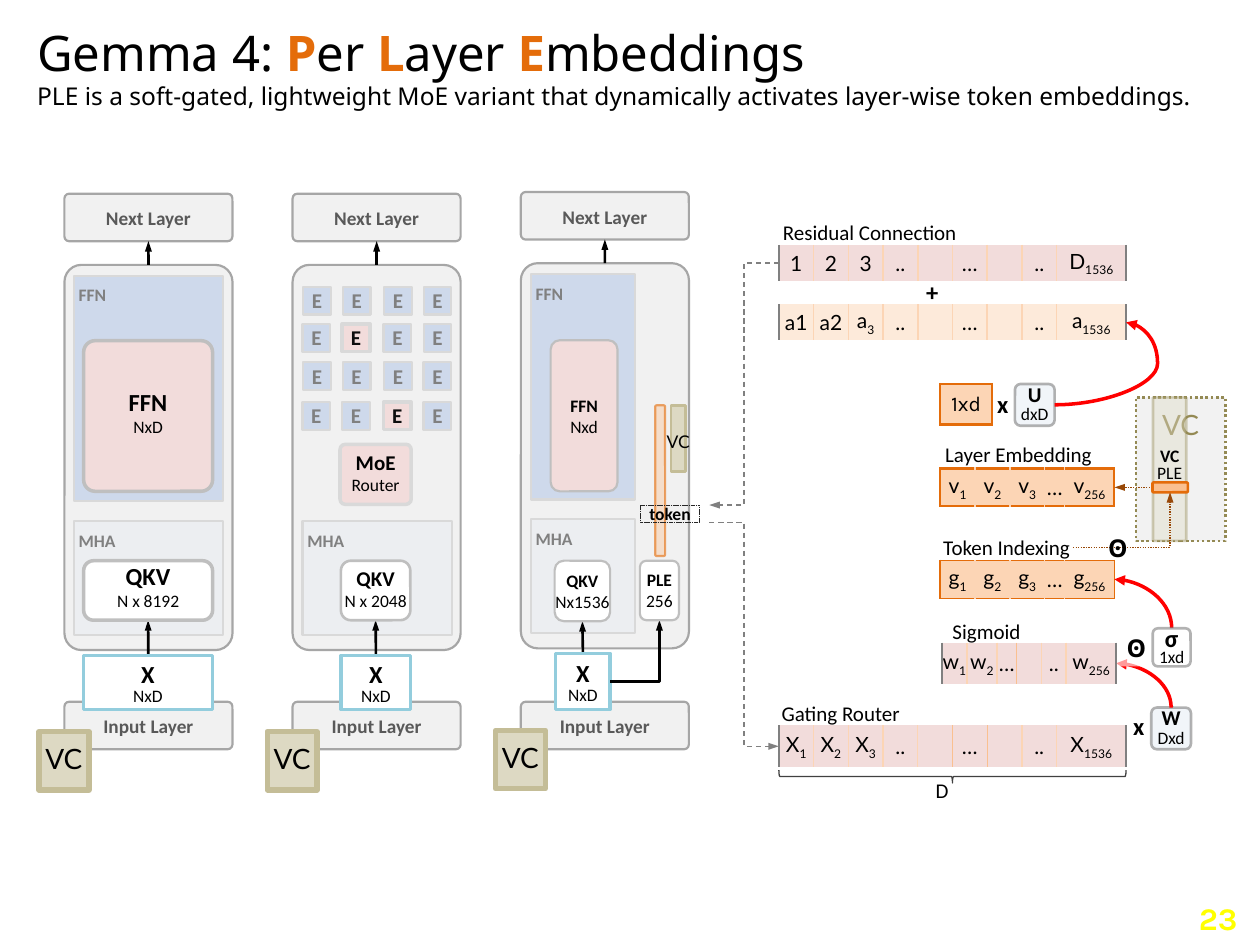
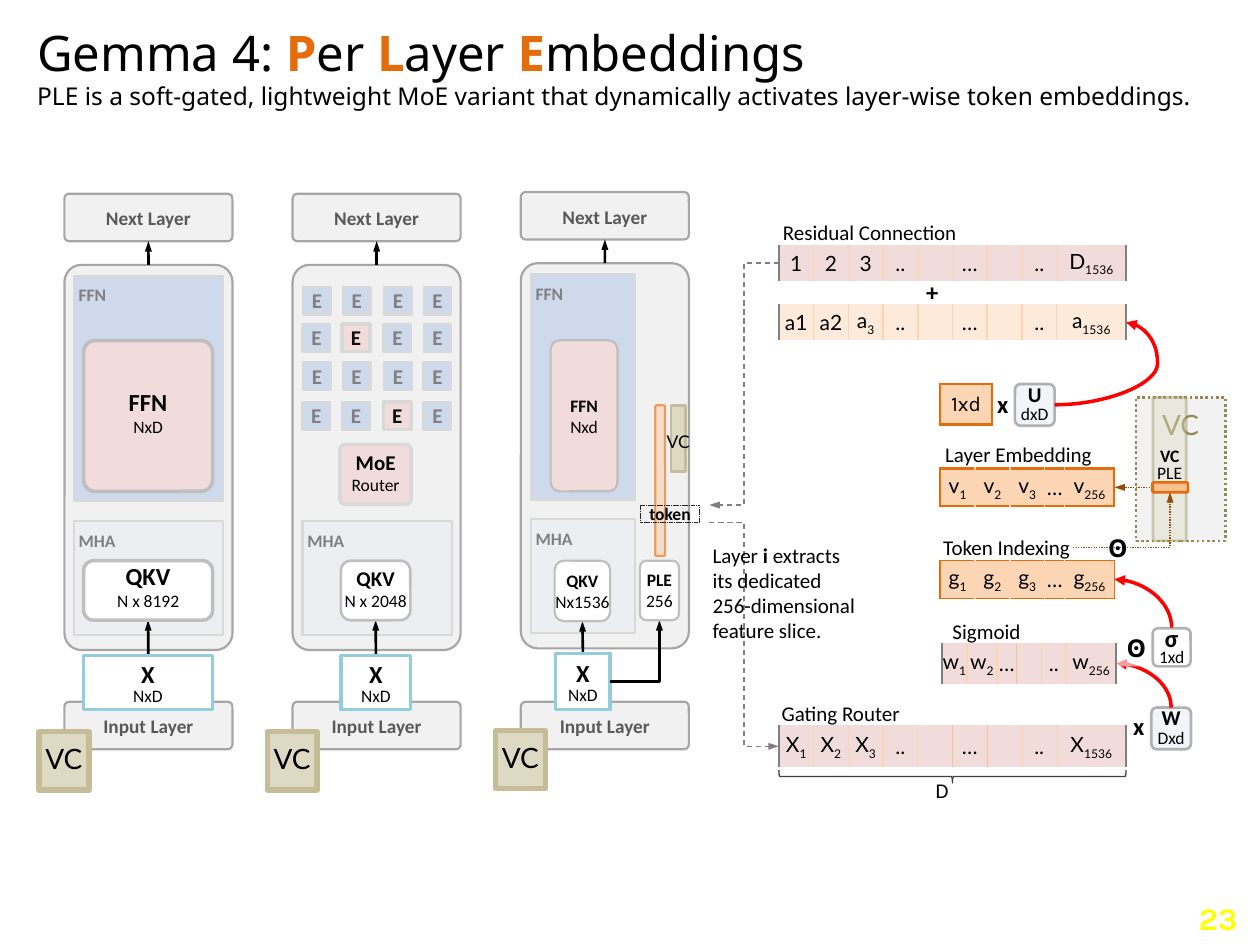
Before and after one commit to navibator/crazy-ai, a slide deck: slide 24 of gemma-v4.pptx. Drawn at 1260x945 pixels with LibreOffice and Linux fonts; fonts in the diff are those of the drawing; background and template pictures are left out. Boxes give left, top, right and bottom in pixels: in the first picture for what was removed or moved away, otherwise in the second. Text is boxed around its words. In the diff, an @@ line names an element or a change of style, - is before the commit and + after.

```diff
--- a/gemma-v4.pptx
+++ b/gemma-v4.pptx
@@ text added at box(713, 545, 855, 645), 12 pt, text #000000 @@
+Layer i extracts its dedicated
+256-dimensional feature slice.
```
Also in this commit, not shown: 2 other slides changed.
